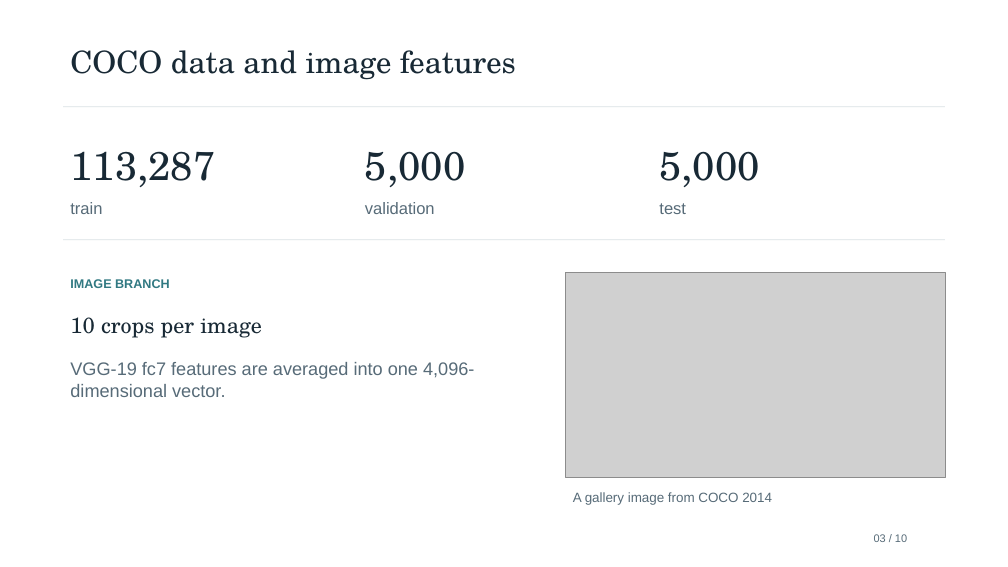
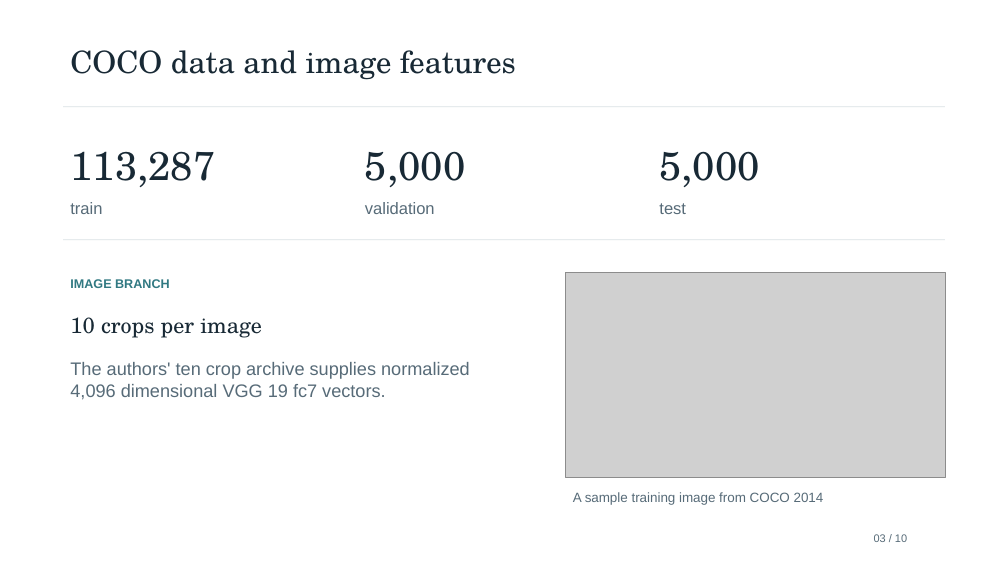
Before and after one commit to kishansaaai/ML_PROJECT, a slide deck: slide 3 of ML_PROJECT_review.pptx. Drawn at 1008x567 pixels with LibreOffice and Linux fonts; fonts in the diff are those of the drawing; grey boxes stand for pictures. Boxes give left, top, right and bottom in pixels: in the first picture for what was removed or moved away, otherwise in the second. Text is boxed around its words. In the diff, an @@ line names an element or a change of style, - is before the commit and + after.

```diff
--- a/ML_PROJECT_review.pptx
+++ b/ML_PROJECT_review.pptx
@@ text at [70,362,470,400]: text changed @@
-VGG-19 fc7 features are averaged into one 4,096-dimensional vector.
+The authors' ten crop archive supplies normalized 4,096 dimensional VGG 19 fc7 vectors.
@@ text at [573,492,824,505]: text changed @@
-A gallery image from COCO 2014
+A sample training image from COCO 2014
```
Also in this commit, not shown: 8 other slides changed, 9 other files.
